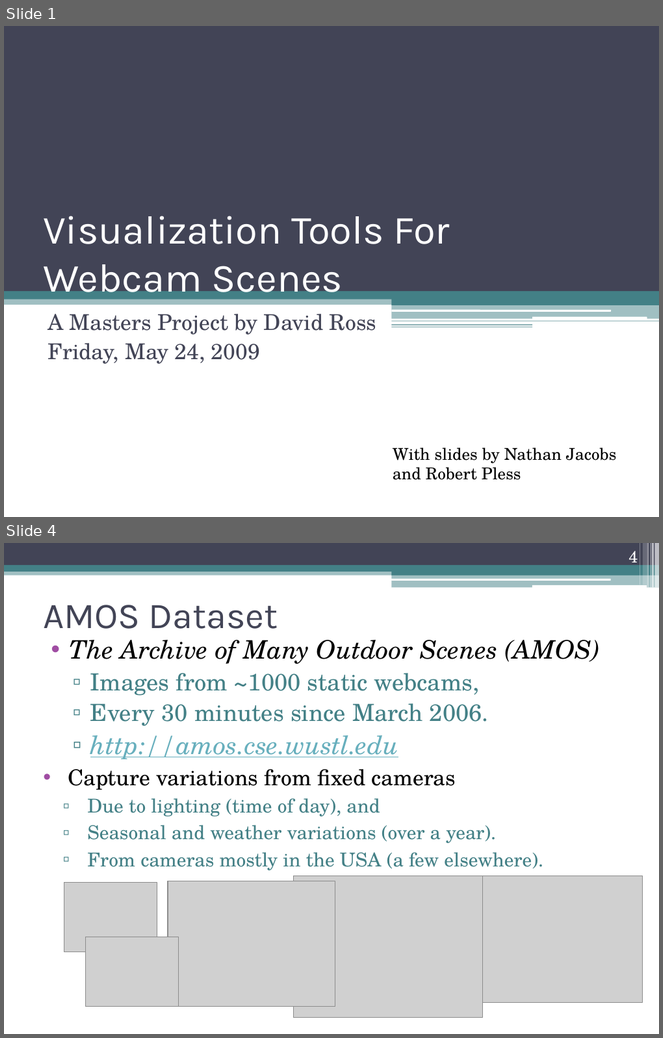
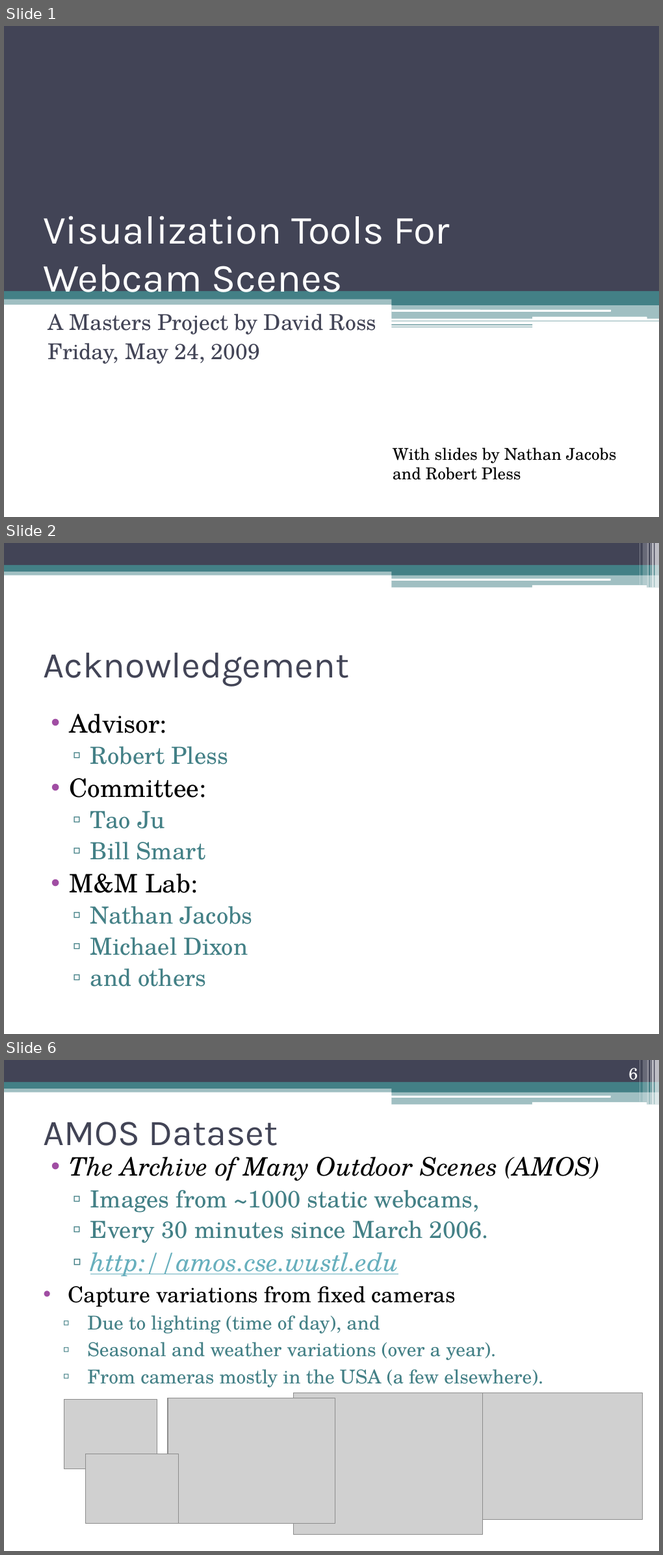
Before and after one commit to dyross/davidrossmastersproject, a slide deck: mastersProject/presentation/visualizationToolsForWebcams.pptx. Shown one above the other, each under a label of ours: slides 1 and 4 before the commit, slides 1, 2 and 6 after it; the slides between them are not shown. The pictures are 663x1038 and 663x1555 pixels, drawn with LibreOffice and Linux fonts; fonts in the diff are those of the drawing; grey boxes stand for pictures. Boxes give left, top, right and bottom in pixels: in the first picture for what was removed or moved away, otherwise in the second. Text is boxed around its words. In the diff, an @@ line names an element or a change of style, - is before the commit and + after.

```diff
--- a/mastersProject/presentation/visualizationToolsForWebcams.pptx
+++ b/mastersProject/presentation/visualizationToolsForWebcams.pptx
@@ slide 2 added at (4, 543, 659, 1034), background #FFFFFF; not listed: 13 template elements that a slide beside it also shows @@
@@ title added at (43, 653, 349, 686), 40 pt, text #424456 @@
+Acknowledgement
@@ text added at (70, 714, 252, 987), 26 pt, text #438086 @@
+• Advisor:
+  ▫ Robert Pless
+• Committee:
+  ▫ Tao Ju
+  ▫ Bill Smart
+• M&M Lab:
+  ▫ Nathan Jacobs
+  ▫ Michael Dixon
+  ▫ and others
@@ what was slide 4 is now slide 6 @@
@@ page number at (629, 1068, 638, 1085): text changed @@
-4
+6
```
Also in this commit, not shown: 7 slides changed, 8 other slides added, 6 slides removed, 8 other files.
